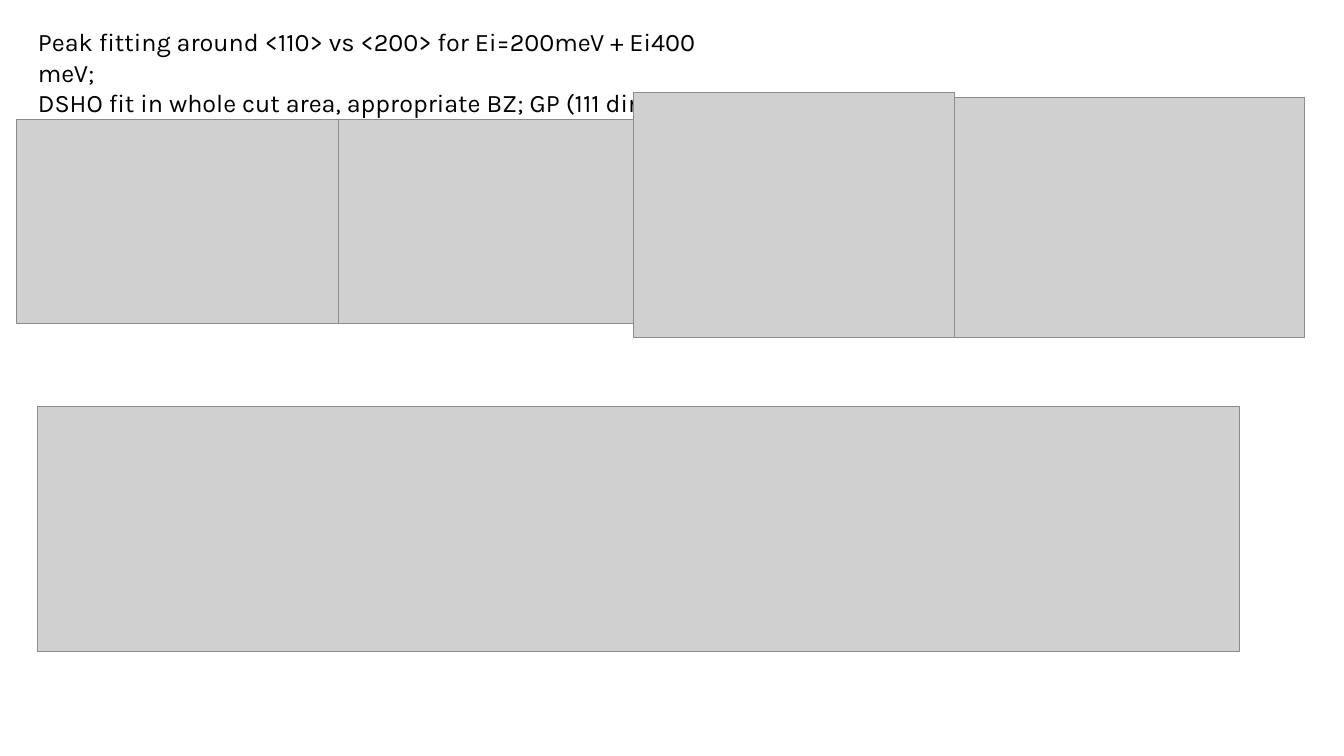
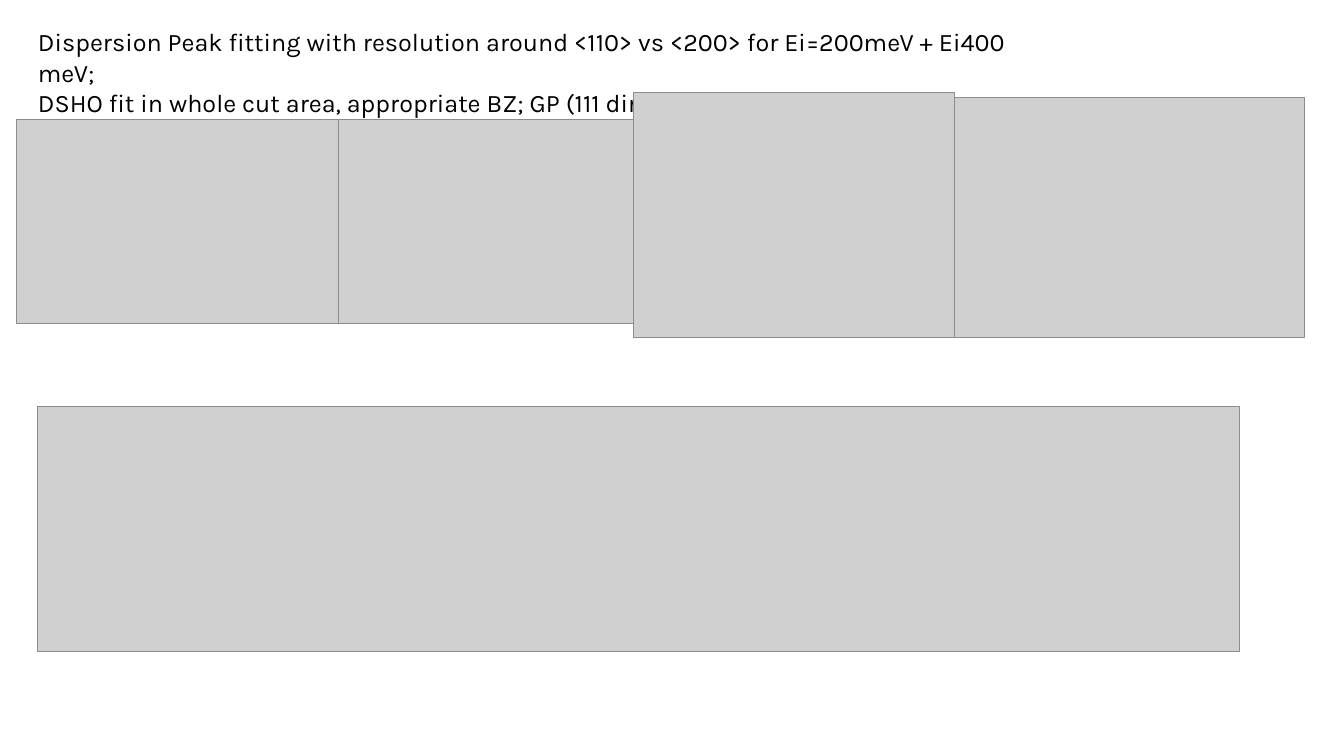
Before and after one commit to abuts/Fe, a slide deck: slide 20 of Data/DFT2025/TheoryExperComparison.pptx. Drawn at 1344x756 pixels with LibreOffice and Linux fonts; fonts in the diff are those of the drawing; grey boxes stand for pictures. Boxes give left, top, right and bottom in pixels: in the first picture for what was removed or moved away, otherwise in the second. Text is boxed around its words. In the diff, an @@ line names an element or a change of style, - is before the commit and + after.

```diff
--- a/Data/DFT2025/TheoryExperComparison.pptx
+++ b/Data/DFT2025/TheoryExperComparison.pptx
@@ text at [38, 33, 1005, 118]: text changed @@
-Peak fitting around <110> vs <200> for Ei=200meV + Ei400 meV;
-DSHO fit in whole cut area, appropriate BZ; GP (111 direction)
+Dispersion Peak fitting with resolution around <110> vs <200> for Ei=200meV + Ei400 meV;
+DSHO fit in whole cut area, appropriate BZ; GP (111 direction); min FF change
```
Also in this commit, not shown: 2 slides added, 15 other files.
